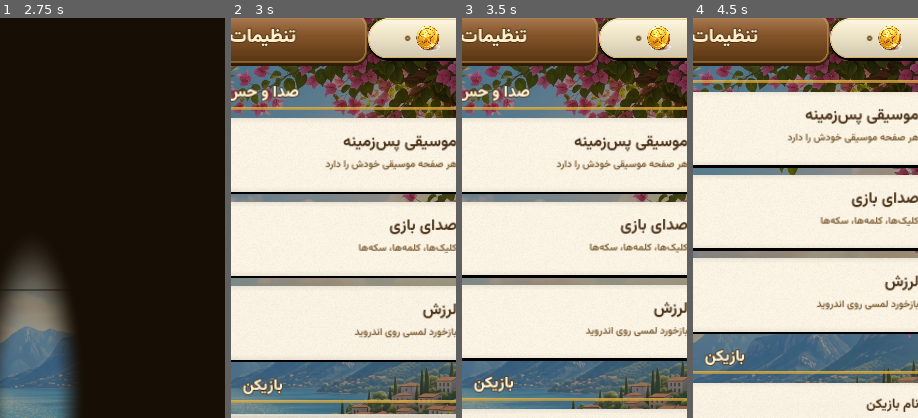
Above: before the commit, frames 1-4 (left to right).
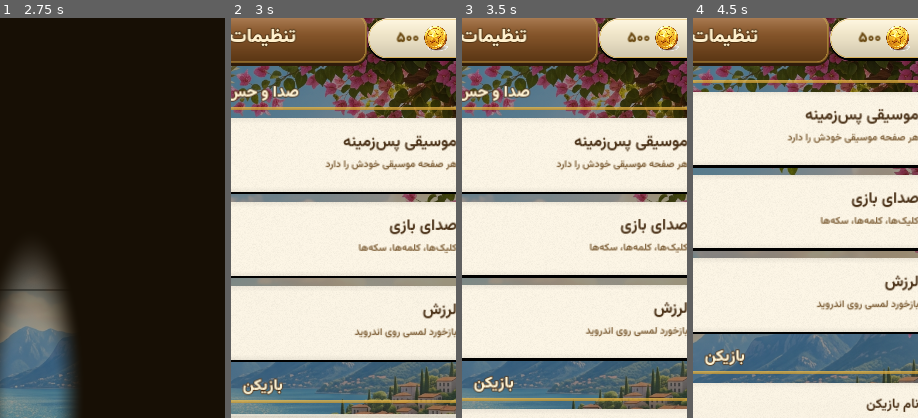
Above: after the commit, the same moments.

Repository: nikionecr-spec/VazheSafar
Game: Godot game, scene res://scenes/Boot.tscn
Two runs of this game, one before a commit and one after it. Both use one fixed random seed, a clock stepped at 60 frames per second and the inputs below.
Inputs (mouse positions are % of the whole screen's width and height, from its top left):
- Up to frame 1 (2.75 s): move the mouse to (72, 45) at 0.52 s; click (72, 45) at 0.67 s; drag from (30, 55) to (45, 70) at 1.27 s; move the mouse to (88, 5) at 2.02 s; click (88, 5) at 2.17 s
- Up to frame 2 (3 s): drag from (45, 70) to (20, 35) at 2.77 s
- Up to frame 3 (3.5 s): no input
- Up to frame 4 (4.5 s): drag from (26, 74) to (55, 50) at 3.52 s; drag from (20, 35) to (35, 25) at 4.27 s
The pictures show only the part of the screen within x 43-93%, y 3-53%; the shares and areas given below are measured in that part.

Frame 1 is identical in both runs. In frame 2, 0.8% of the frame differs, in the area x 73-97%, y 2-9%; in frame 3, 0.8%; in frame 4, 0.8%.

Commit message:
fix: coin counter in top bar showed 0 (SubScene never initialised its label) + final v1.1 screenshots

Diff:
--- a/game/scripts/SubScene.gd
+++ b/game/scripts/SubScene.gd
@@ -64,6 +64,7 @@
 	_coin_pill.position = Vector2(792, 54)
 	add_child(_coin_pill)
 	coin_label = _coin_pill.get_meta("value_label")
+	coin_label.text = Game.fa_num_grouped(Game.coins)
 	Game.coins_changed.connect(func(v):
 		if is_instance_valid(coin_label):
 			coin_label.text = Game.fa_num_grouped(v))
Not shown, changed: shots_v2/_all_screens_v11.png
Not shown, changed: shots_v2/_compare_v11.png
Not shown, changed: shots_v2/home.jpg
Not shown, changed: shots_v2/level.jpg
Not shown, changed: shots_v2/library.jpg
Not shown, changed: shots_v2/map.jpg
Not shown, changed: shots_v2/quests.jpg
Not shown, changed: shots_v2/settings.jpg
Not shown, changed: shots_v2/shop.jpg
Not shown, changed: shots_v2/themes.jpg
